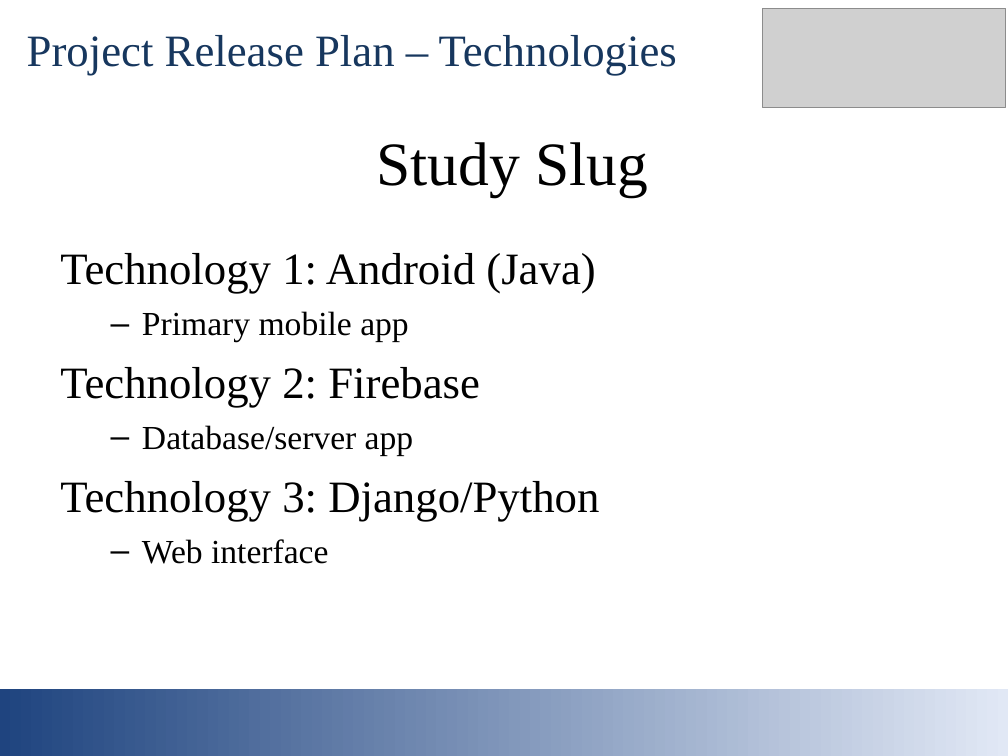
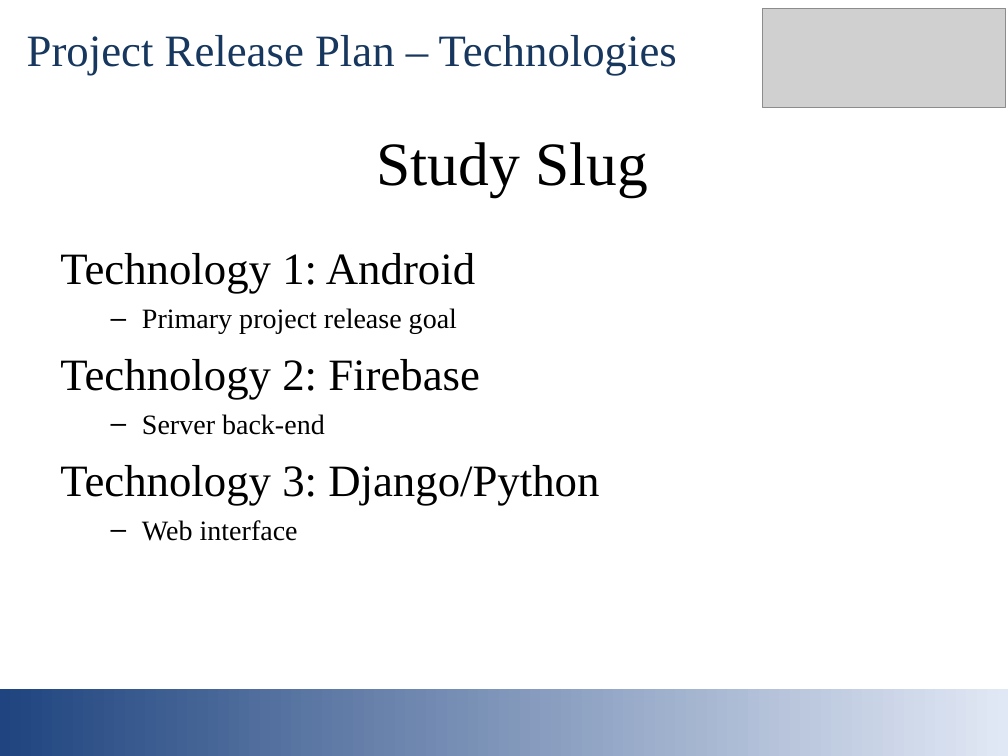
Before and after one commit to mmaall/StudySlug, a slide deck: slide 15 of documentation/studyslug_intro_slides.ppt. Drawn at 1008x756 pixels with LibreOffice and Linux fonts; fonts in the diff are those of the drawing; grey boxes stand for pictures. Boxes give left, top, right and bottom in pixels: in the first picture for what was removed or moved away, otherwise in the second. Text is boxed around its words. In the diff, an @@ line names an element or a change of style, - is before the commit and + after.

```diff
--- a/documentation/studyslug_intro_slides.ppt
+++ b/documentation/studyslug_intro_slides.ppt
@@ text at (60, 253, 475, 334): text changed; size 32 to 20 pt @@
-Technology 1: Android (Java)
-  – Primary mobile app
+Technology 1: Android
+  – Primary project release goal
@@ text at (142, 414, 325, 435): text changed; size 24 to 20 pt @@
-  – Database/server app
+  – Server back-end
@@ text at (142, 520, 298, 541): size 24 to 20 pt in "Web interface"; less space between paragraphs @@
```
Also in this commit, not shown: 7 other slides changed, 1 other file.
